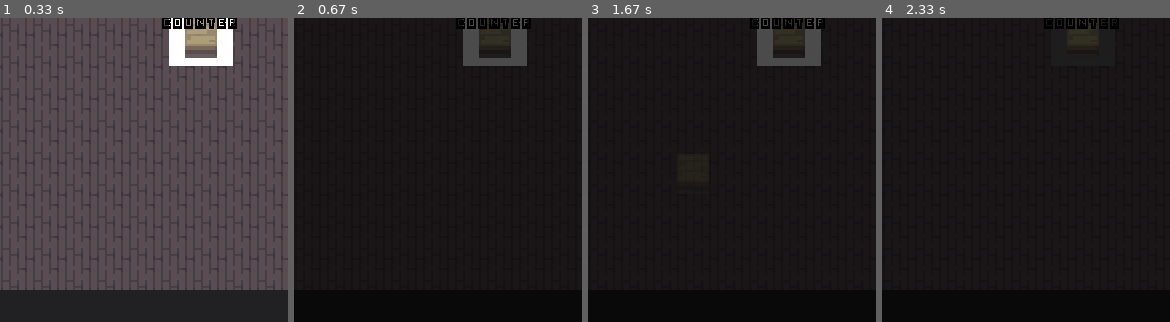
Above: before the commit, frames 1-4 (left to right).
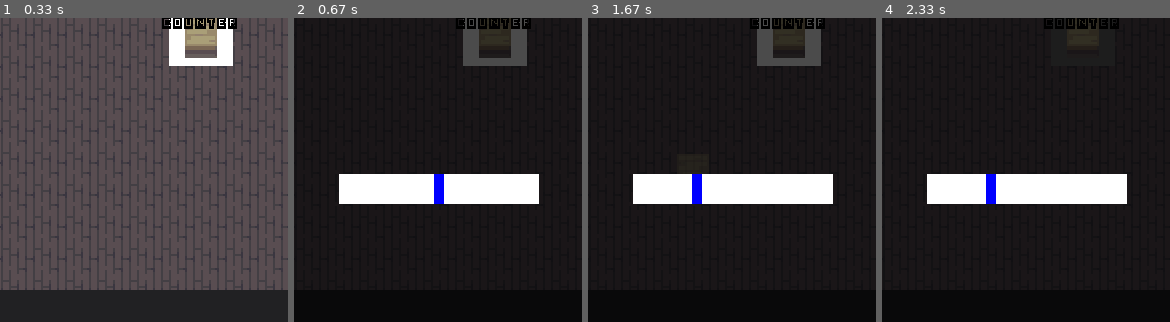
Above: after the commit, the same moments.

Repository: Feiyang0303/Let-Him-Cook
Game: pygame game, started from main.py
The game is run twice, just before and just after one commit, with the same random seed, the same clock (stepped at 60 frames per second) and the same inputs.
Inputs (mouse positions are % of the whole screen's width and height, from its top left):
- Up to frame 1 (0.33 s): no input
- Up to frame 2 (0.67 s): tap Esc at 0.33 s
- Up to frame 3 (1.67 s): click (49, 78) at 0.72 s; press the mouse at (58, 53) at 1.03 s; move the mouse to (59, 51) at 1.13 s; release the mouse at (61, 50) at 1.27 s; press the mouse at (58, 53) at 1.37 s; move the mouse to (50, 64) at 1.47 s; release the mouse at (42, 76) at 1.6 s
- Up to frame 4 (2.33 s): tap Shift at 1.73, 2.03 s; tap I at 1.82 s; press the mouse at (58, 53) at 2.2 s; move the mouse to (63, 37) at 2.3 s
The pictures show only the part of the screen within x 23-73%, y 50-100%; the shares and areas given below are measured in that part.

Frame 1 is identical in both runs. In frame 2, 6.9% of the frame differs, in the area x 15-86%, y 51-62%; in frame 3, 6.9%; in frame 4, 6.9%.

Commit message:
Created a slider
Created a slider that has a value range from 0 - 100. This will be used later on for volume

Diff:
--- a/preferencescreen.py
+++ b/preferencescreen.py
@@ -7,19 +7,24 @@
 
     def __init__(self, game) -> None:
         self.game = game
-
         self.faded_screen = pg.Surface((SCREEN_WIDTH, SCREEN_HEIGHT)).convert_alpha()
         self.faded_screen.fill((0, 0, 0))
         self.faded_screen.set_alpha(180) # 0 - 255
+
+        self.sliders = [
+            Slider((280,475) , (200,30), 0.5, 0, 100)
+        ]
 
     def update(self):
         # make sliders
         pass
 
 
+    def draw(self):
+        mouse_pos = pg.mouse.get_pos()
+        mouse = pg.mouse.get_pressed()
+        self.game.screen.blit(self.faded_screen, (0, 0))
 
-    def draw(self):
-        self.game.screen.blit(self.faded_screen, (0, 0))
         # pg.draw.rect(self.game.screen, (0, 0, 0), (0, 0, SCREEN_WIDTH, SCREEN_HEIGHT), pg.SRCALPHA,32)
 
         # draw the background
@@ -29,3 +34,36 @@
         text = font.render("Game Paused", True, (225,225,225))
         self.game.screen.blit(text,(180,60))
         # draw the sliders
+
+        for slider in self.sliders:
+            if slider.container_rect.collidepoint(mouse_pos) and mouse[0]:
+                slider.move_slider(mouse_pos)
+                print(slider.get_value())
+            slider.render(self.game)
+
+class Slider:
+    def __init__(self, pos: tuple, size: tuple, initial_val: float, min: int, max: int) -> None:
+        self.pos = pos
+        self.size = size
+        self.slider_left_pos = self.pos[0] - (size[0]//2)
+        self.slider_right_pos = self.pos[0] + (size[0]//2)
+        self.slider_top_pos = self.pos[1] - (size[1]//2)
+
+        self.min = min
+        self.max = max
+        self.initial_val = (self.slider_right_pos-self.slider_left_pos)*initial_val # <- percentage
+
+        self.container_rect = pg.Rect(self.slider_left_pos, self.slider_top_pos, self.size[0], self.size[1])
+        self.button_rect = pg.Rect(self.slider_left_pos + self.initial_val - 5, self.slider_top_pos, 10, self.size[1])
+
+    def move_slider(self, mouse_pos):
+        self.button_rect.centerx = mouse_pos[0]
+
+    def render(self, game):
+        pg.draw.rect(game.screen, "white", self.container_rect)
+        pg.draw.rect(game.screen, "blue", self.button_rect)
+    def get_value(self):
+        val_range = self.slider_right_pos - self.slider_left_pos - 1
+        button_val = self.button_rect.centerx - self.slider_left_pos
+
+        return (button_val/val_range)*(self.max-self.min)+self.min
